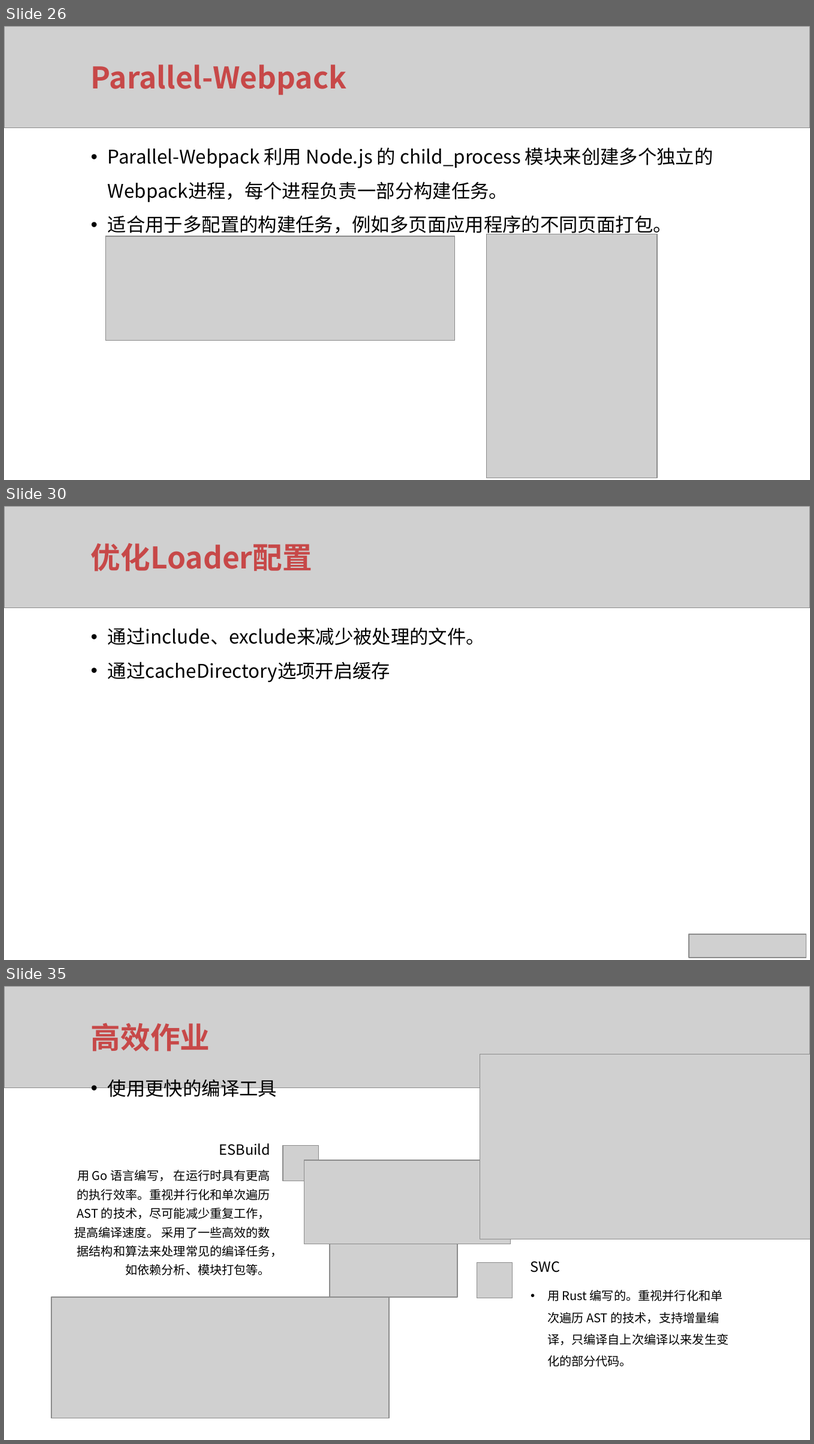
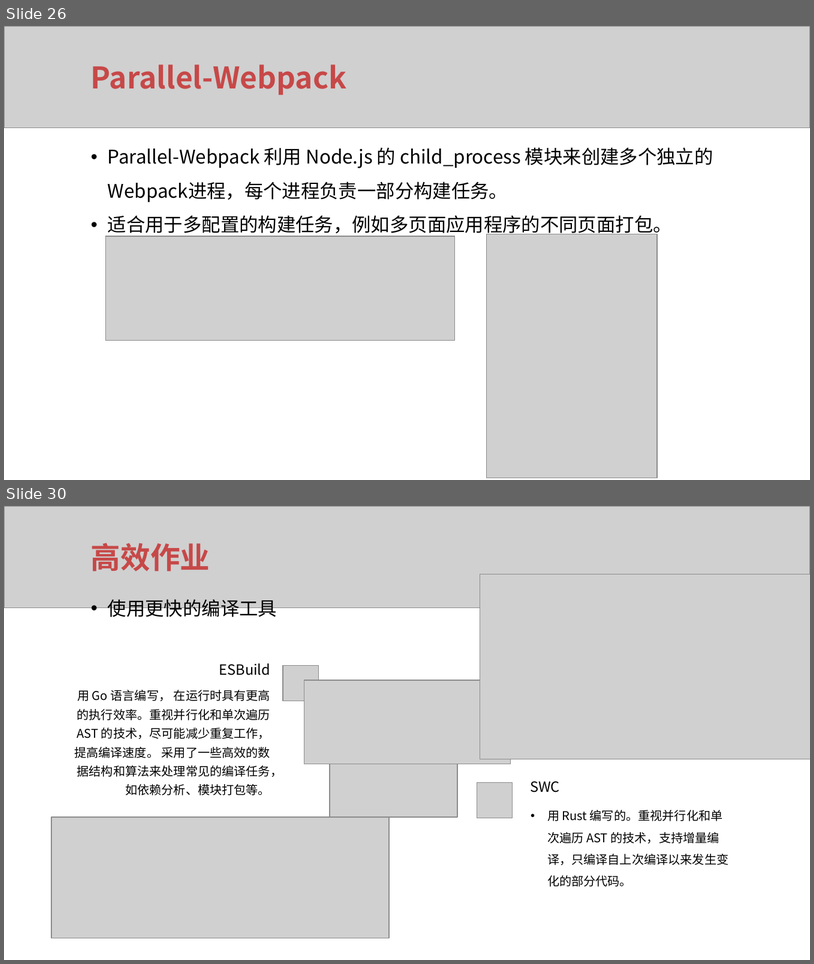
Before and after one commit to xuqunhai/python, a slide deck: 创课/ppt/ppt/Vue项目最佳实践.pptx. Shown one above the other, each under a label of ours: slides 26, 30 and 35 before the commit, slides 26 and 30 after it; the slides between them are not shown. The pictures are 814x1444 and 814x964 pixels, drawn with LibreOffice and Linux fonts; fonts in the diff are those of the drawing; grey boxes stand for pictures. Boxes give left, top, right and bottom in pixels: in the first picture for what was removed or moved away, otherwise in the second. Text is boxed around its words. In the diff, an @@ line names an element or a change of style, - is before the commit and + after.

```diff
--- a/创课/ppt/ppt/Vue项目最佳实践.pptx
+++ b/创课/ppt/ppt/Vue项目最佳实践.pptx
@@ slide 30 removed at [4,506,810,960], background #FFFFFF @@
@@ picture removed at [4,506,810,607] @@
@@ text removed at [91,543,312,571] @@
-优化Loader配置
@@ text removed at [108,627,485,682] @@
-• 通过include、exclude来减少被处理的文件。
-• 通过cacheDirectory选项开启缓存
@@ picture removed at [689,934,806,958] @@
@@ what was slide 35 is now slide 30 @@
```
Also in this commit, not shown: 9 slides changed, 18 other slides removed, 4 other files.
